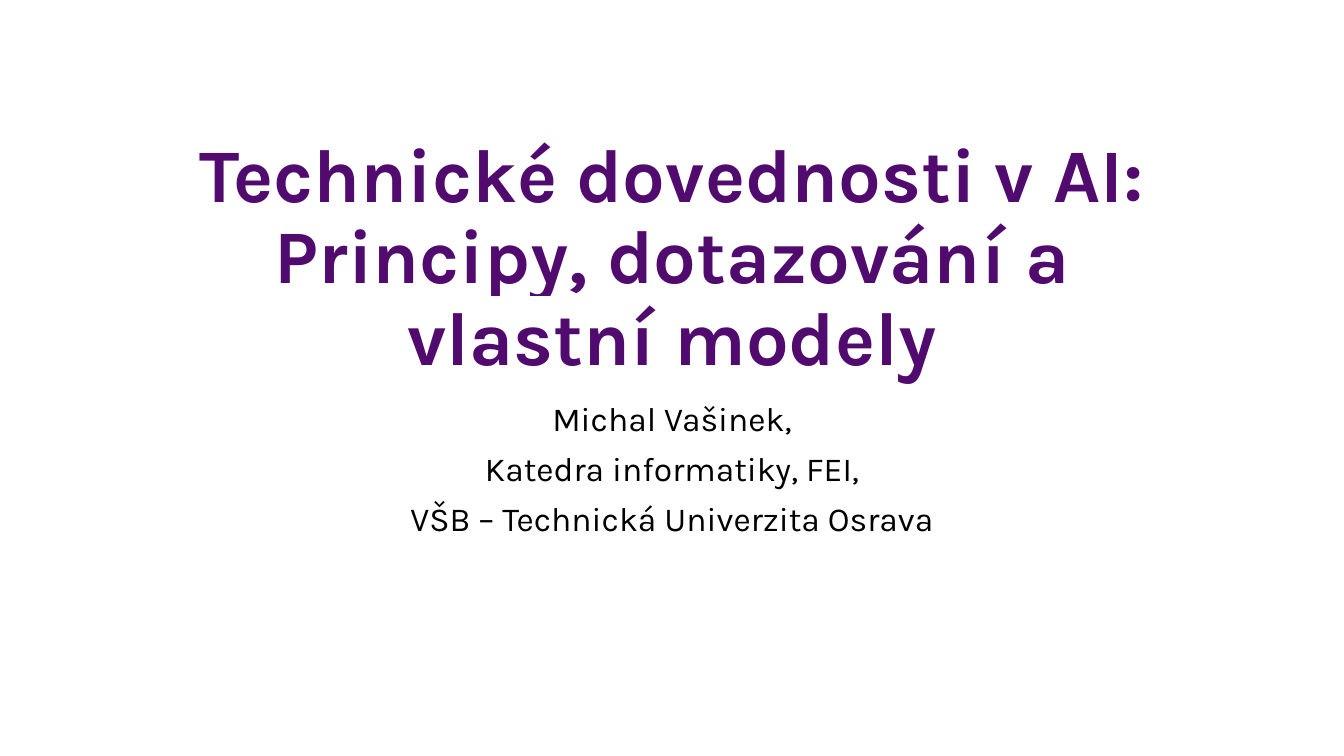
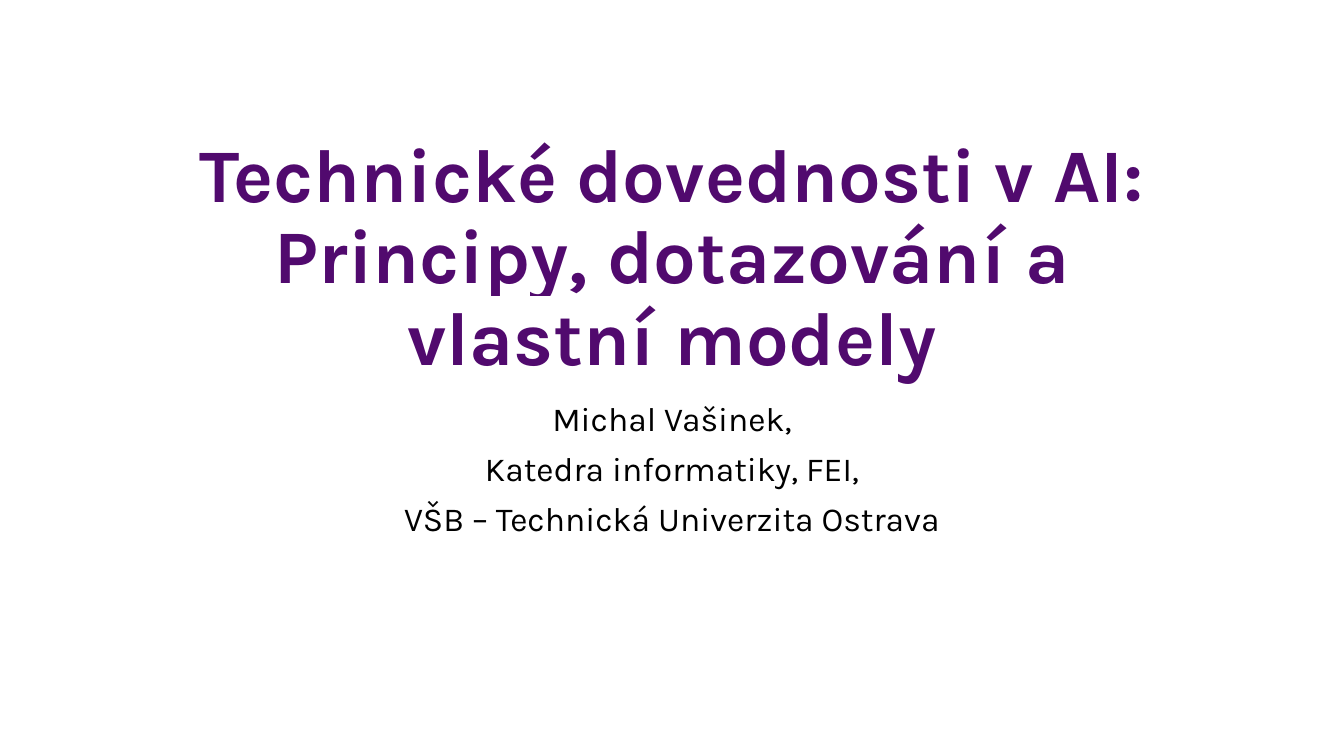
Before and after one commit to mvasinek/AI-ChainCamp, a slide deck: slide 1 of advanced/Technické dovednosti v AI.pptx. Drawn at 1344x756 pixels with LibreOffice and Linux fonts; fonts in the diff are those of the drawing. Boxes give left, top, right and bottom in pixels: in the first picture for what was removed or moved away, otherwise in the second. Text is boxed around its words. In the diff, an @@ line names an element or a change of style, - is before the commit and + after.

```diff
--- a/advanced/Technické dovednosti v AI.pptx
+++ b/advanced/Technické dovednosti v AI.pptx
@@ subtitle at (x1=404, y1=501, x2=940, y2=532): text changed @@
-VŠB – Technická Univerzita Osrava
+VŠB – Technická Univerzita Ostrava
```
Also in this commit, not shown: 3 other slides changed, 3 slides added, 2 other files.
